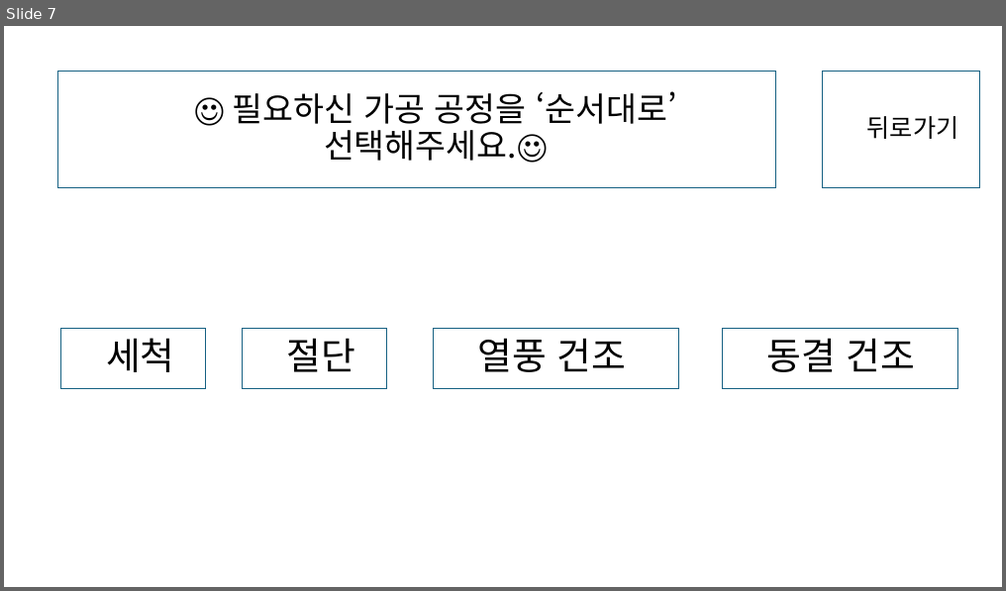
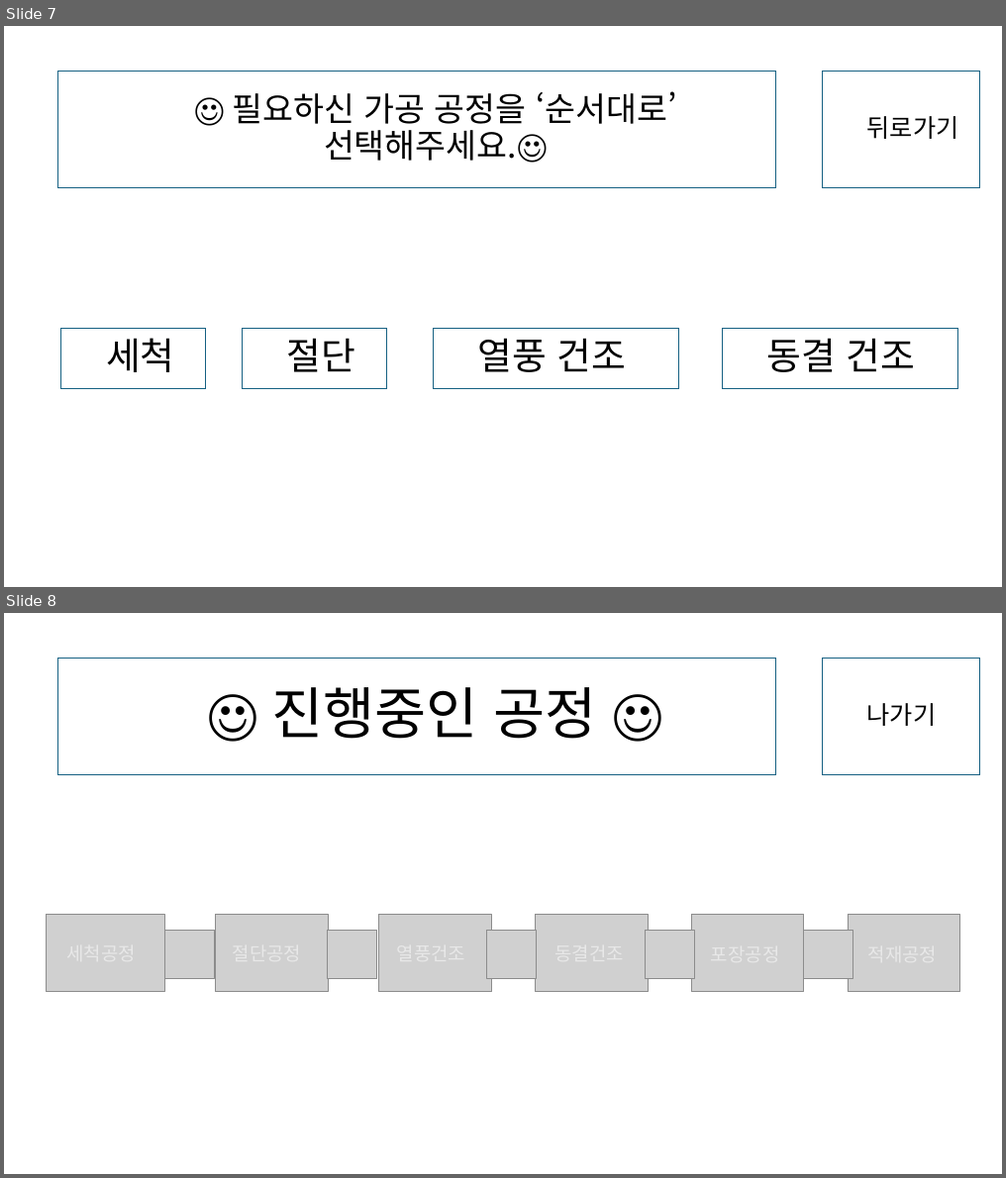
Before and after one commit to SynergyMakerHwang/ValueFinalProject, a slide deck: 00_문서/화면설계_UI/사용자화면.pptx. Shown one above the other, each under a label of ours: slide 7 before the commit, slides 7 and 8 after it. The pictures are 1006x591 and 1006x1178 pixels, drawn with LibreOffice and Linux fonts; fonts in the diff are those of the drawing; grey boxes stand for pictures. Boxes give left, top, right and bottom in pixels: in the first picture for what was removed or moved away, otherwise in the second. Text is boxed around its words. In the diff, an @@ line names an element or a change of style, - is before the commit and + after.

Commit message:
add : 사용자화면 현재 진행중인 공정 장표추가

```diff
--- a/00_문서/화면설계_UI/사용자화면.pptx
+++ b/00_문서/화면설계_UI/사용자화면.pptx
@@ slide 8 added at (x1=4, y1=613, x2=1002, y2=1174), background #FFFFFF @@
@@ rectangle added at (x1=57, y1=658, x2=776, y2=774), outline #156082 0.75 pt, 54 pt, text #000000 @@
+  ☺ 진행중인 공정 ☺
@@ rectangle added at (x1=823, y1=659, x2=980, y2=775), outline #156082 0.75 pt, 24 pt, text #000000 @@
+  나가기
@@ picture added at (x1=46, y1=914, x2=164, y2=992) @@
@@ picture added at (x1=165, y1=931, x2=214, y2=978) @@
@@ picture added at (x1=215, y1=914, x2=328, y2=992) @@
@@ picture added at (x1=328, y1=931, x2=377, y2=978) @@
@@ picture added at (x1=379, y1=914, x2=491, y2=992) @@
@@ picture added at (x1=486, y1=931, x2=536, y2=978) @@
@@ picture added at (x1=536, y1=914, x2=648, y2=992) @@
@@ picture added at (x1=645, y1=931, x2=694, y2=978) @@
@@ picture added at (x1=691, y1=914, x2=804, y2=992) @@
@@ picture added at (x1=804, y1=931, x2=853, y2=978) @@
@@ picture added at (x1=847, y1=914, x2=960, y2=992) @@
```
